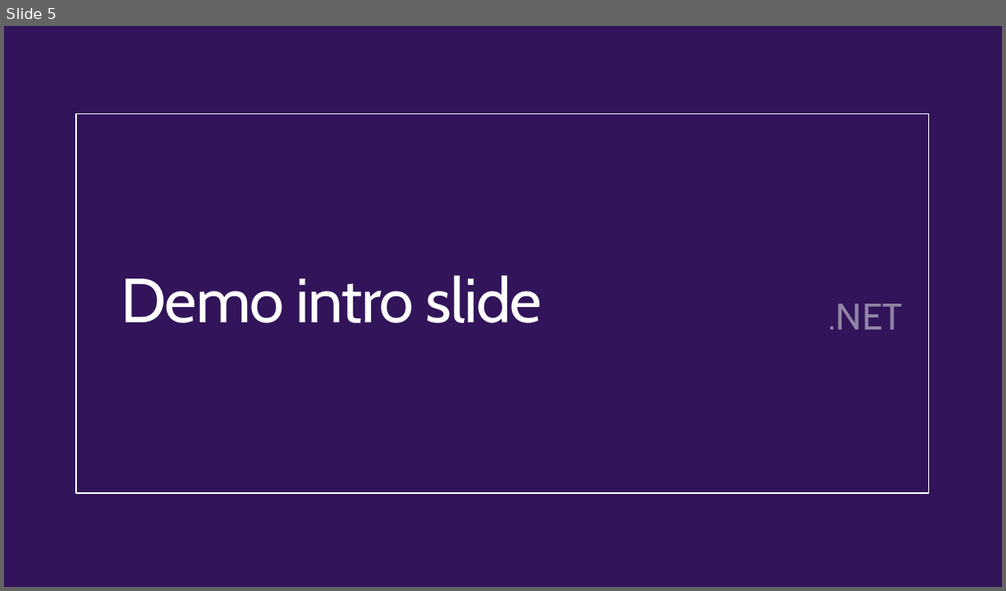
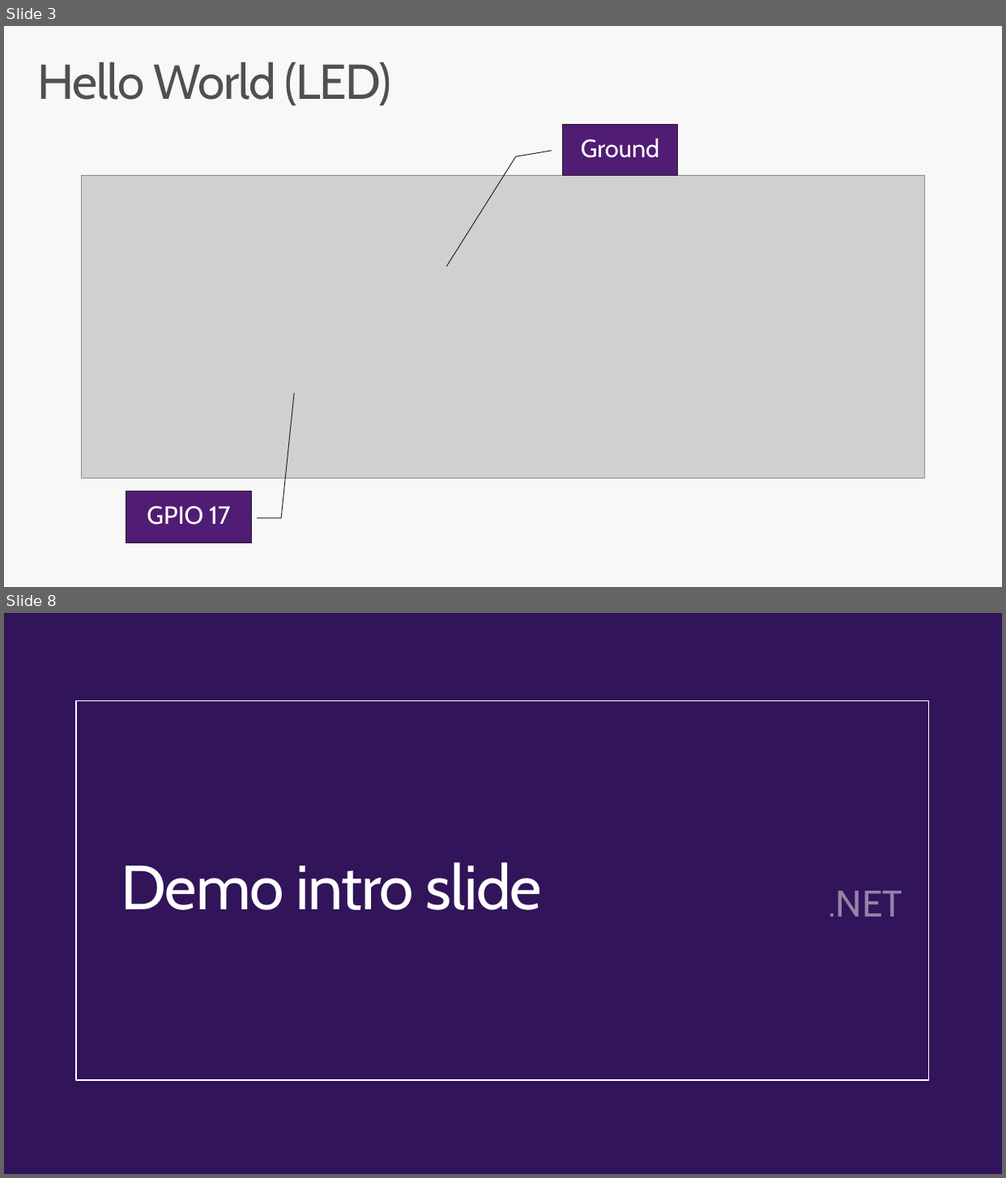
Before and after one commit to CamSoper/have-your-pi, a slide deck: Slides/Have Your Pi and Eat It Too.pptx. Shown one above the other, each under a label of ours: slide 5 before the commit, slides 3 and 8 after it; the slides between them are not shown. The pictures are 1006x591 and 1006x1178 pixels, drawn with LibreOffice and Linux fonts; fonts in the diff are those of the drawing; grey boxes stand for pictures; background and template pictures are left out. Boxes give left, top, right and bottom in pixels: in the first picture for what was removed or moved away, otherwise in the second. Text is boxed around its words. In the diff, an @@ line names an element or a change of style, - is before the commit and + after.

```diff
--- a/Slides/Have Your Pi and Eat It Too.pptx
+++ b/Slides/Have Your Pi and Eat It Too.pptx
@@ slide 3 added at box(4, 26, 1002, 587), background #F8F8F8 @@
@@ title added at box(38, 62, 392, 105), 47 pt, text #505050 @@
+Hello World (LED)
@@ border callout added at box(563, 125, 678, 177), fill #511C74, outline #231F20 0.75 pt, 24 pt, text #FFFFFF @@
+Ground
@@ picture added at box(81, 176, 925, 479) @@
@@ border callout added at box(126, 492, 251, 544), fill #511C74, outline #231F20 0.75 pt, 24 pt, text #FFFFFF @@
+GPIO 17
@@ what was slide 5 is now slide 8 @@
```
Also in this commit, not shown: 1 slide changed, 4 other slides added, 2 slides removed, 11 other files.
